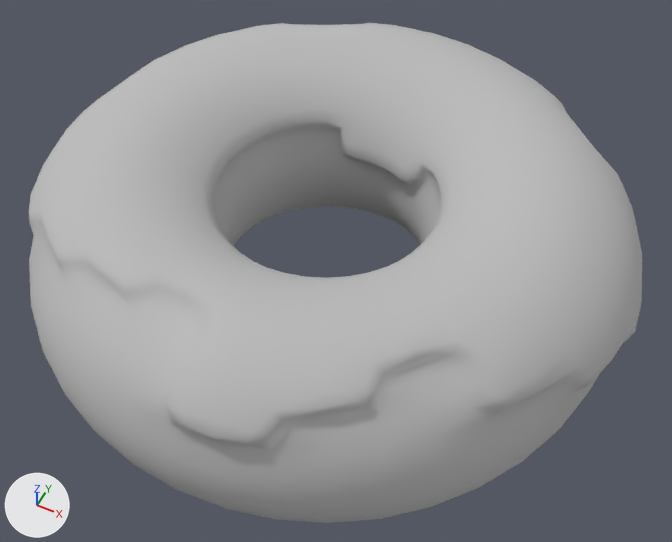
Two versions of the OBJ model assets/Donut2/Donut2.obj, one commit apart.
One viewpoint serves both versions: a 50 mm camera at (1.15, -2.91, 3.97) aimed at (-0.27, -0.09, 0.43). The axes (+X, +Y, +Z) are drawn at lower left. The lights are the same throughout. Where no turn or scale is listed for an object, it has been applied to the vertices. Vertices at the same position are counted once.

The first picture shows 'Donut2'.
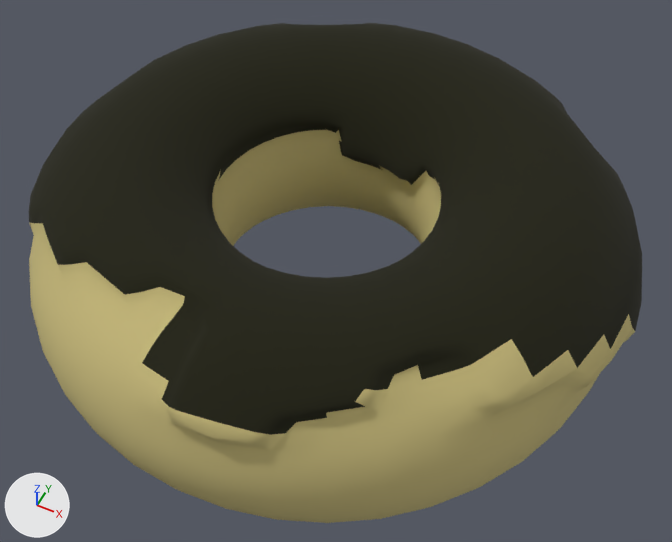
Where the change shows, as pixel boxes [x1, y1, x2, y2] in the pictures (672 x 542 px):
'Donut2', recoloured: [29, 23, 642, 523] in both
part 1 of me_donut2, recoloured: [29, 23, 642, 435] in both

The change, as a list of edits to the scene's bpy script:
```text
Change mat_initialshadinggroup:
    mat_initialshadinggroup.base_color: (0.5, 0.5, 0.5) -> (0.55, 0.47, 0.19)  # grey #bcbcbc -> yellow #c4b679
Add mat_blinn1sg:
    mat_blinn1sg = principled_material('blinn1SG')
    mat_blinn1sg.base_color = (0.01, 0.01, 0.0)  # black #191900
    mat_blinn1sg.roughness = 1.0
Change me_donut2:
    where me_donut2.from_pydata(...)  # 1888 vertices, 1888 faces; spans x -1.84..1.19, y -1.48..1.48, z -0.03..1.08
    used by ob_donut2; location = (0.0, 0.0, 0.0)
    me_donut2 part 1: 569 of the faces centred in x -1.77..1.18, y -1.35..1.41, z 0.53..1.08 switch from mat_initialshadinggroup (grey #bcbcbc) to mat_blinn1sg (black #191900)
```
